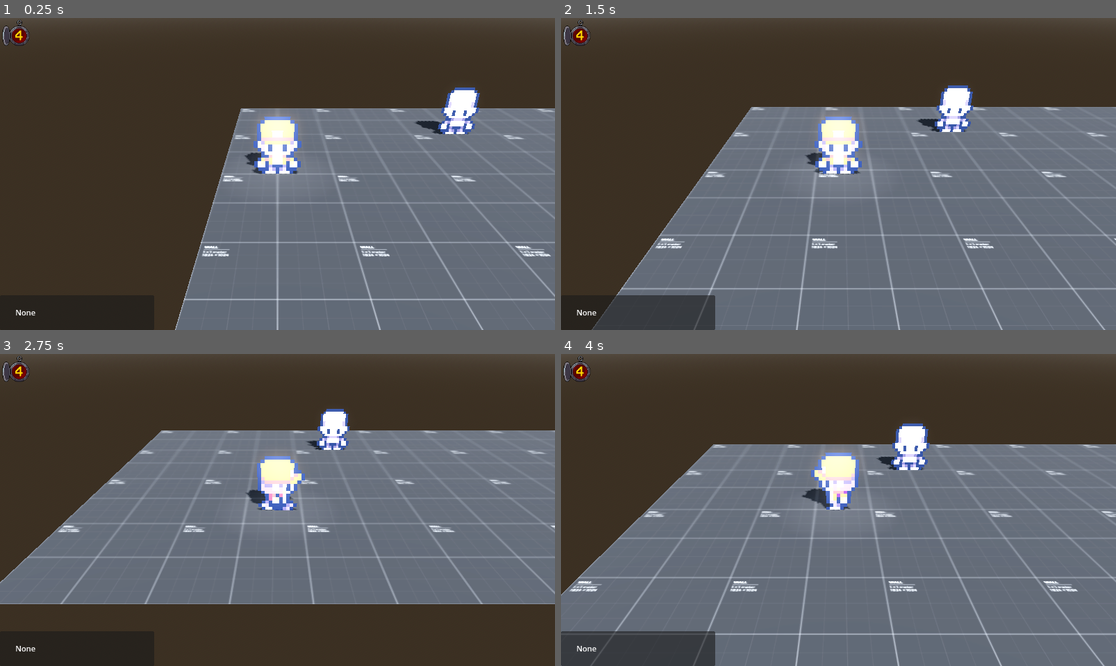
Above: before the commit, frames 1-4 (two rows, left to right).
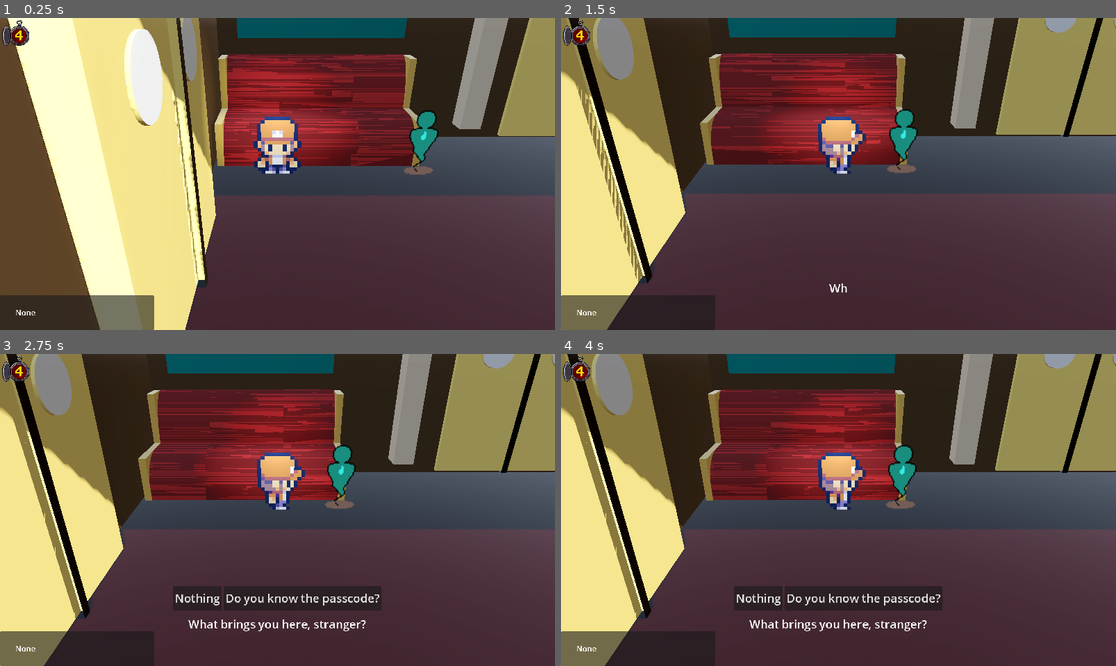
Above: after the commit, the same moments.

Repository: ketzzz-dev/dev-con-project
Game: Godot game, scene res://scenes/world/levels/level_01.tscn
Two runs of this game, one before a commit and one after it. Both use one fixed random seed, a clock stepped at 60 frames per second and the inputs below.
Inputs:
- Up to frame 1 (0.25 s): no input
- Up to frame 2 (1.5 s): tap Enter (ui_accept) at 0.5, 0.77 s; hold D (move_right) 0.53-1.28 s; hold F (interact) 0.53-1.28 s; hold S (move_down) from 1.28 s (still down); tap F (interact) at 1.35 s
- Up to frame 3 (2.75 s): tap Enter (ui_accept) at 1.52 s; release S (move_down) at 2.03 s; hold D (move_right) from 2.03 s (still down); hold F (interact) from 2.03 s (still down)
- Up to frame 4 (4 s): release D (move_right) at 2.78 s; release F (interact) at 2.78 s; hold W (move_up) 2.78-3.53 s; tap F (interact) at 2.85 s; tap Enter (ui_accept) at 3.02, 3.77 s; hold A (move_left) from 3.53 s (still down); hold F (interact) from 3.53 s (still down)

The runs differ from the first frame. In frame 1, 91% of the frame differs, in the area x 0-100%, y 0-100%; in frame 2, 89%; in frame 3, 74%; in frame 4, 90%.

Commit message:
damn

Diff:
--- a/project.godot
+++ b/project.godot
@@ -89,3 +89,7 @@
 "events": [Object(InputEventKey,"resource_local_to_scene":false,"resource_name":"","device":-1,"window_id":0,"alt_press …(192 unchanged characters)…
 ]
 }
+
+[rendering]
+
+textures/canvas_textures/default_texture_filter=0
--- a/scenes/world/levels/level_01.tscn
+++ b/scenes/world/levels/level_01.tscn
@@ -1,14 +1,14 @@
-[gd_scene load_steps=24 format=3 uid="uid://c72xefodcp18n"]
+[gd_scene load_steps=36 format=3 uid="uid://c72xefodcp18n"]
 
 [ext_resource type="PackedScene" uid="uid://cwirmhm0gp358" path="res://scenes/world/entities/player.tscn" id="1_odbsn"]
 [ext_resource type="Script" uid="uid://bhvvwu6pwmtyr" path="res://scripts/core/utilities/camera_follow.gd" id="2_8y18y"]
 [ext_resource type="Material" uid="uid://bhwfgy47fyufa" path="res://assets/materials/material_13.tres" id="3_3tp2u"]
-[ext_resource type="Texture2D" uid="uid://glabolo3fpjo" path="res://assets/sprites/Small-8-Direction-Characters_by_AxulArt.png" id="4_ynxc0"]
 [ext_resource type="Script" uid="uid://b56pf4bigguk5" path="res://scripts/entities/npcs/npc_01.gd" id="5_l7gdi"]
 [ext_resource type="PackedScene" uid="uid://gjlckowlj43l" path="res://scenes/ui/components/ui.tscn" id="5_q6olp"]
 [ext_resource type="Resource" uid="uid://0d6kmdud0gro" path="res://resources/dialogue/ask_passcode.tres" id="6_hgy7r"]
 [ext_resource type="Resource" uid="uid://b0mmsuyv3xkss" path="res://resources/dialogue/talk_to_him.tres" id="7_i5hxh"]
 [ext_resource type="Resource" uid="uid://pjsn0qkq1lf5" path="res://resources/dialogue/tell_passcode.tres" id="8_ii27d"]
+[ext_resource type="Texture2D" uid="uid://cwdqxb73hiylo" path="res://assets/sprites/NPC.png" id="8_mmd5u"]
 [ext_resource type="Resource" uid="uid://cke6rttpysye8" path="res://resources/dialogue/salutation.tres" id="9_ii27d"]
 [ext_resource type="Script" uid="uid://cjixojrj1ckk7" path="res://scripts/entities/npcs/npc_02.gd" id="10_i5hxh"]
 [ext_resource type="Resource" uid="uid://qu61r84ixuso" path="res://resources/dialogue/talk.tres" id="10_mq7w0"]
@@ -17,6 +17,7 @@
 [ext_resource type="PackedScene" uid="uid://dac2njqnmakpn" path="res://scenes/world/prefabs/crate_new.tscn" id="15_oy7ii"]
 [ext_resource type="PackedScene" uid="uid://ym137bxhfyb5" path="res://scenes/world/prefabs/axe.tscn" id="16_8j2nj"]
 [ext_resource type="PackedScene" uid="uid://45y6eobvy4db" path="res://scenes/world/prefabs/lever.tscn" id="17_mmd5u"]
+[ext_resource type="PackedScene" uid="uid://b3jvgi7l17q4n" path="res://assets/models/car1.glb" id="18_8j2nj"]
 
 [sub_resource type="ProceduralSkyMaterial" id="ProceduralSkyMaterial_8y18y"]
 sky_horizon_color = Color(0.662243, 0.671743, 0.686743, 1)
@@ -33,14 +34,88 @@
 
 [sub_resource type="WorldBoundaryShape3D" id="WorldBoundaryShape3D_ynxc0"]
 
+[sub_resource type="ConcavePolygonShape3D" id="ConcavePolygonShape3D_8j2nj"]
+
+[sub_resource type="CylinderShape3D" id="CylinderShape3D_q6olp"]
+height = 1.0
+radius = 0.4
+
+[sub_resource type="AtlasTexture" id="AtlasTexture_l1on3"]
+atlas = ExtResource("8_mmd5u")
+region = Rect2(0, 0, 64, 64)
+
+[sub_resource type="AtlasTexture" id="AtlasTexture_twfem"]
+atlas = ExtResource("8_mmd5u")
+region = Rect2(64, 0, 64, 64)
+
+[sub_resource type="AtlasTexture" id="AtlasTexture_l4wes"]
+atlas = ExtResource("8_mmd5u")
+region = Rect2(128, 0, 64, 64)
+
+[sub_resource type="AtlasTexture" id="AtlasTexture_3eqw4"]
+atlas = ExtResource("8_mmd5u")
+region = Rect2(192, 0, 64, 64)
+
+[sub_resource type="SpriteFrames" id="SpriteFrames_meyob"]
+animations = [{
+"frames": [{
+"duration": 1.0,
+"texture": SubResource("AtlasTexture_l1on3")
+}, {
+"duration": 1.0,
+"texture": SubResource("AtlasTexture_twfem")
+}, {
+"duration": 1.0,
+"texture": SubResource("AtlasTexture_l4wes")
+}, {
+"duration": 1.0,
+"texture": SubResource("AtlasTexture_3eqw4")
+}],
+"loop": true,
+"name": &"default",
+"speed": 5.0
+}]
+
+[sub_resource type="AtlasTexture" id="AtlasTexture_8j2nj"]
+atlas = ExtResource("8_mmd5u")
+region = Rect2(0, 0, 64, 64)
+
+[sub_resource type="AtlasTexture" id="AtlasTexture_mmd5u"]
+atlas = ExtResource("8_mmd5u")
+region = Rect2(64, 0, 64, 64)
+
+[sub_resource type="AtlasTexture" id="AtlasTexture_4rcyc"]
+atlas = ExtResource("8_mmd5u")
+region = Rect2(128, 0, 64, 64)
+
+[sub_resource type="AtlasTexture" id="AtlasTexture_meyob"]
+atlas = ExtResource("8_mmd5u")
+region = Rect2(192, 0, 64, 64)
+
+[sub_resource type="SpriteFrames" id="SpriteFrames_26dkw"]
+animations = [{
+"frames": [{
+"duration": 1.0,
+"texture": SubResource("AtlasTexture_8j2nj")
+}, {
+"duration": 1.0,
+"texture": SubResource("AtlasTexture_mmd5u")
+}, {
+"duration": 1.0,
+"texture": SubResource("AtlasTexture_4rcyc")
+}, {
+"duration": 1.0,
+"texture": SubResource("AtlasTexture_meyob")
+}],
+"loop": true,
+"name": &"default",
+"speed": 5.0
+}]
+
 [sub_resource type="PlaneMesh" id="PlaneMesh_q6olp"]
 material = ExtResource("3_3tp2u")
 size = Vector2(16, 8)
 
-[sub_resource type="CylinderShape3D" id="CylinderShape3D_q6olp"]
-height = 1.0
-radius = 0.4
-
 [node name="Level01" type="Node3D"]
 
 [node name="WorldEnvironment" type="WorldEnvironment" parent="."]
@@ -51,7 +126,7 @@
 shadow_enabled = true
 
 [node name="Player" parent="." instance=ExtResource("1_odbsn")]
-transform = Transform3D(1, 0, 0, 0, 1, 0, 0, 0, 1, -7, 0, 0)
+transform = Transform3D(1, 0, 0, 0, 1, 0, 0, 0, 1, -5.48684, 0, -1.98178)
 
 [node name="Camera3D" type="Camera3D" parent="." node_paths=PackedStringArray("target")]
 transform = Transform3D(1, 0, 0, 0, 1, 0, 0, 0, 1, 0, 1, 7)
@@ -67,8 +142,15 @@
 [node name="CollisionShape3D" type="CollisionShape3D" parent="Room01/Ground"]
 shape = SubResource("WorldBoundaryShape3D_ynxc0")
 
-[node name="MeshInstance3D" type="MeshInstance3D" parent="Room01/Ground"]
-mesh = SubResource("PlaneMesh_q6olp")
+[node name="car1" parent="Room01/Ground" instance=ExtResource("18_8j2nj")]
+transform = Transform3D(-2.84124e-08, 0, -0.65, 0, 0.65, 0, 0.65, 0, -2.84124e-08, 12.7037, -0.3, 1.938)
+
+[node name="MeshInstance3D" type="MeshInstance3D" parent="Room01/Ground/car1"]
+
+[node name="StaticBody3D" type="StaticBody3D" parent="Room01/Ground/car1"]
+
+[node name="CollisionShape3D" type="CollisionShape3D" parent="Room01/Ground/car1/StaticBody3D"]
+shape = SubResource("ConcavePolygonShape3D_8j2nj")
 
 [node name="NPC01" type="StaticBody3D" parent="Room01"]
 transform = Transform3D(1, 0, 0, 0, 1, 0, 0, 0, 1, -3, 0, -2)
@@ -76,18 +158,6 @@
 [node name="CollisionShape3D" type="CollisionShape3D" parent="Room01/NPC01"]
 transform = Transform3D(1, 0, 0, 0, 1, 0, 0, 0, 1, 0, 0.5, 0)
 shape = SubResource("CylinderShape3D_q6olp")
-
-[node name="Sprite3D" type="Sprite3D" parent="Room01/NPC01"]
-offset = Vector2(0.5, 10)
-pixel_size = 0.0625
-billboard = 2
-shaded = true
-alpha_cut = 2
-texture_filter = 0
-texture = ExtResource("4_ynxc0")
-hframes = 8
-vframes = 12
-frame = 20
 
 [node name="Interactable" type="Node" parent="Room01/NPC01"]
 script = ExtResource("5_l7gdi")
@@ -96,24 +166,17 @@
 tell_passcode = ExtResource("8_ii27d")
 metadata/_custom_type_script = "uid://d2cw4dtbia3w2"
 
+[node name="AnimatedSprite3D" type="AnimatedSprite3D" parent="Room01/NPC01"]
+transform = Transform3D(2, 0, 0, 0, 2, 0, 0, 0, 2, 0, 0.6, 0)
+sprite_frames = SubResource("SpriteFrames_meyob")
+frame_progress = 0.600849
+
 [node name="NPC02" type="StaticBody3D" parent="Room01"]
 transform = Transform3D(1, 0, 0, 0, 1, 0, 0, 0, 1, 3, 0, 2)
 
 [node name="CollisionShape3D" type="CollisionShape3D" parent="Room01/NPC02"]
 transform = Transform3D(1, 0, 0, 0, 1, 0, 0, 0, 1, 0, 0.5, 0)
 shape = SubResource("CylinderShape3D_q6olp")
-
-[node name="Sprite3D" type="Sprite3D" parent="Room01/NPC02"]
-offset = Vector2(0.5, 10)
-pixel_size = 0.0625
-billboard = 2
-shaded = true
-alpha_cut = 2
-texture_filter = 0
-texture = ExtResource("4_ynxc0")
-hframes = 8
-vframes = 12
-frame = 16
 
 [node name="Interactable" type="Node" parent="Room01/NPC02"]
 script = ExtResource("10_i5hxh")
@@ -121,6 +184,11 @@
 talk = ExtResource("10_mq7w0")
 metadata/_custom_type_script = "uid://d2cw4dtbia3w2"
 
+[node name="AnimatedSprite3D" type="AnimatedSprite3D" parent="Room01/NPC02"]
+transform = Transform3D(2, 0, 0, 0, 2, 0, 0, 0, 2, 0, 0.6, 0)
+sprite_frames = SubResource("SpriteFrames_26dkw")
+frame_progress = 0.559489
+
 [node name="Door" parent="Room01" node_paths=PackedStringArray("new_pos_node") instance=ExtResource("12_mq7w0")]
 transform = Transform3D(1, 0, 0, 0, 1, 0, 0, 0, 1, 8, 1, 0)
 is_locked = true
Binary file added: assets/models/car1.glb
Not shown, added: assets/models/car1.glb.import
Binary file added: assets/models/car1_ImphenziaPixel-Attributes.png
Not shown, added: assets/models/car1_ImphenziaPixel-Attributes.png.import
Binary file added: assets/models/car1_ImphenziaPixel-BaseColor.png
Not shown, added: assets/models/car1_ImphenziaPixel-BaseColor.png.import
Binary file added: assets/models/car1_ImphenziaPixel-Emission.png
Not shown, added: assets/models/car1_ImphenziaPixel-Emission.png.import
Binary file added: assets/sprites/NPC.png
Not shown, added: assets/sprites/NPC.png.import
Binary file added: assets/sprites/Player.png
Not shown, added: assets/sprites/Player.png.import
